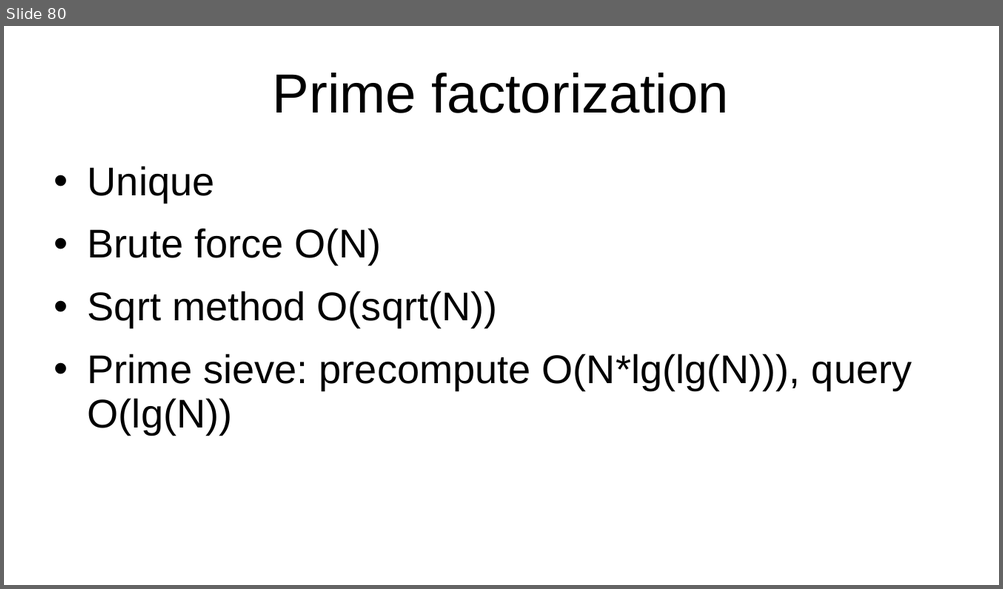
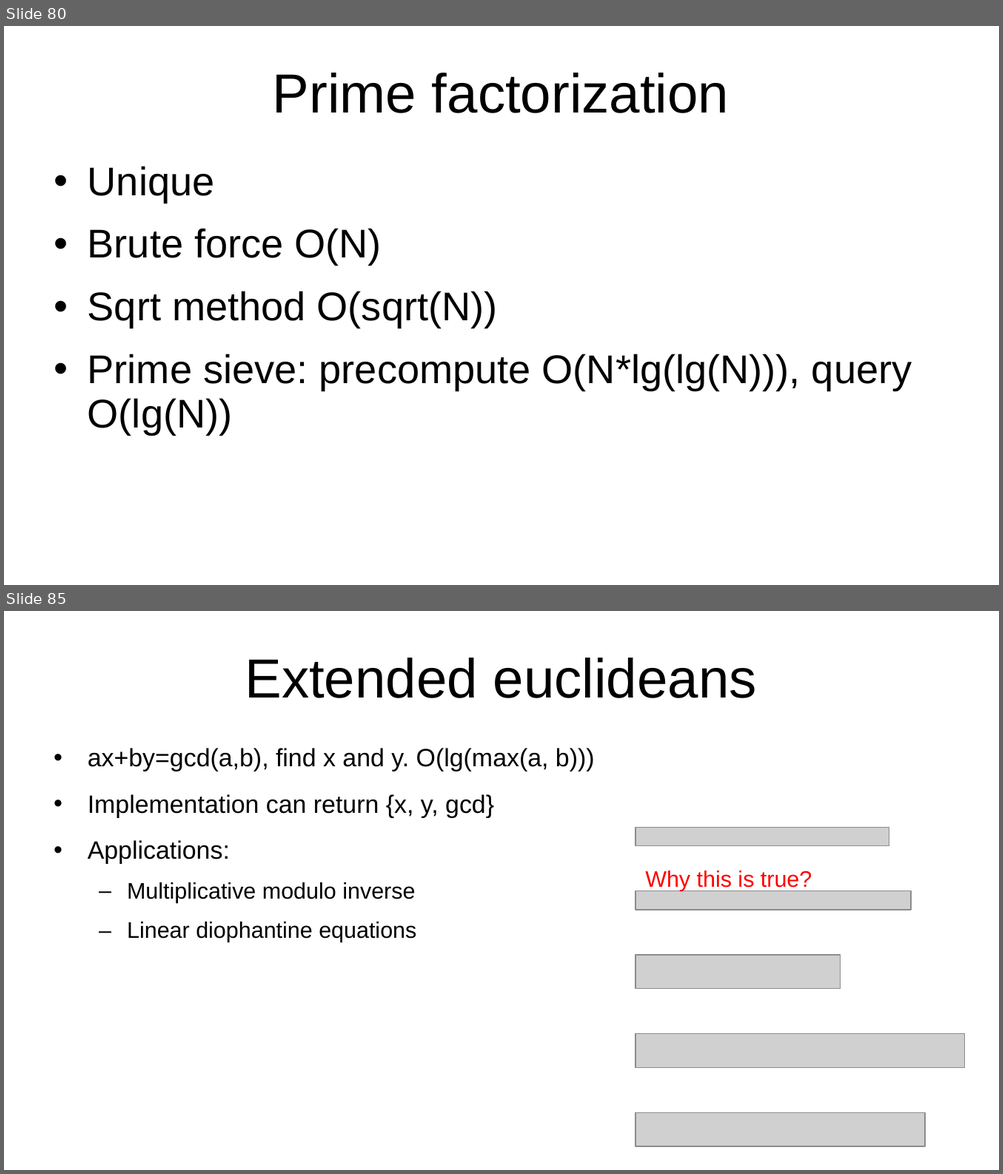
Before and after one commit to kindaichinisan/CompetitiveProgramming, a slide deck: MyCode/competitive_programming.ppt. Shown one above the other, each under a label of ours: slide 80 before the commit, slides 80 and 85 after it; the slides between them are not shown. The pictures are 1003x589 and 1003x1174 pixels, drawn with LibreOffice and Linux fonts; fonts in the diff are those of the drawing; grey boxes stand for pictures. Boxes give left, top, right and bottom in pixels: in the first picture for what was removed or moved away, otherwise in the second. Text is boxed around its words. In the diff, an @@ line names an element or a change of style, - is before the commit and + after.

```diff
--- a/MyCode/competitive_programming.ppt
+++ b/MyCode/competitive_programming.ppt
@@ slide 85 added at [4,611,999,1170], background #FFFFFF @@
@@ title added at [244,658,757,698], 44 pt, text #000000 @@
+Extended euclideans
@@ text added at [88,748,595,943], 20 pt, text #000000 @@
+• ax+by=gcd(a,b), find x and y. O(lg(max(a, b)))
+• Implementation can return {x, y, gcd}
+• Applications:
+  – Multiplicative modulo inverse
+  – Linear diophantine equations
@@ picture added at [636,828,889,846] @@
@@ text added at [645,871,811,891], 18 pt, text #FF0000 @@
+Why this is true?
@@ picture added at [636,891,911,911] @@
@@ picture added at [636,955,841,989] @@
@@ picture added at [636,1034,965,1068] @@
@@ picture added at [636,1113,925,1147] @@
```
Also in this commit, not shown: 2 slides changed, 6 other slides added, 2 other files.
